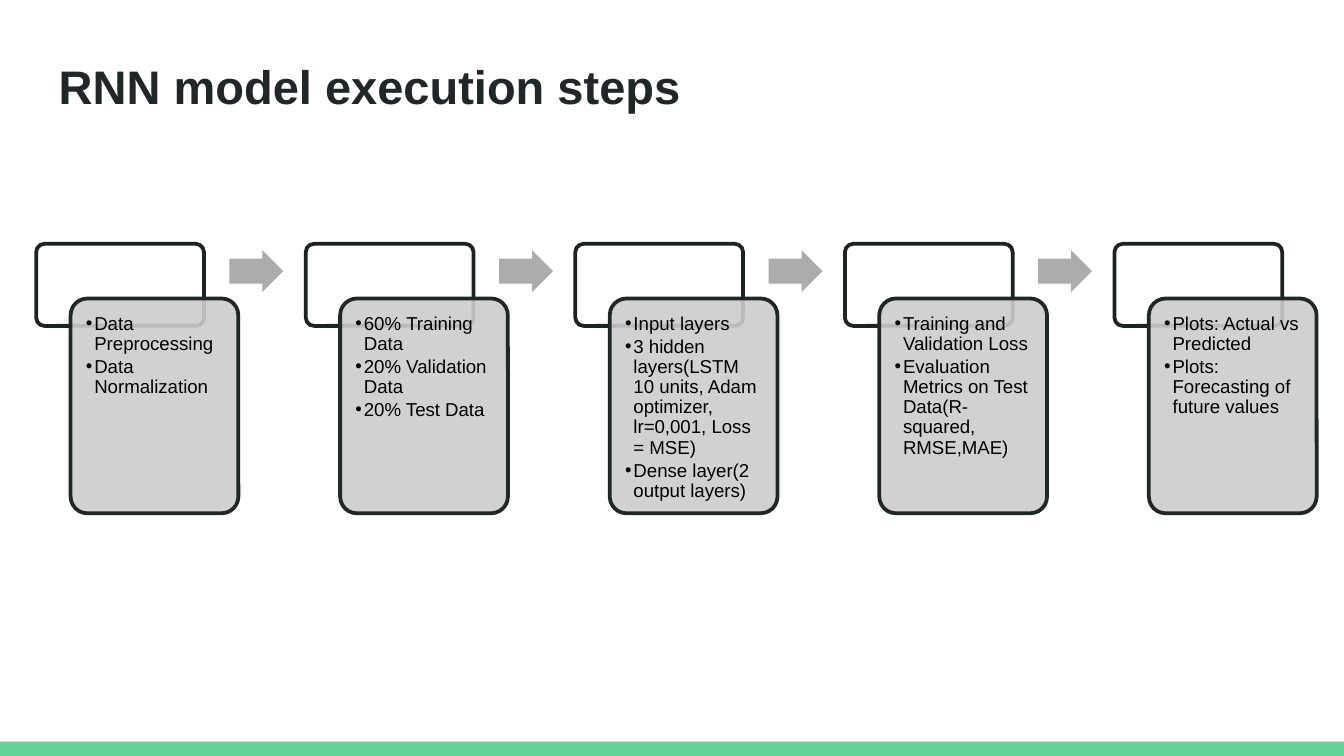
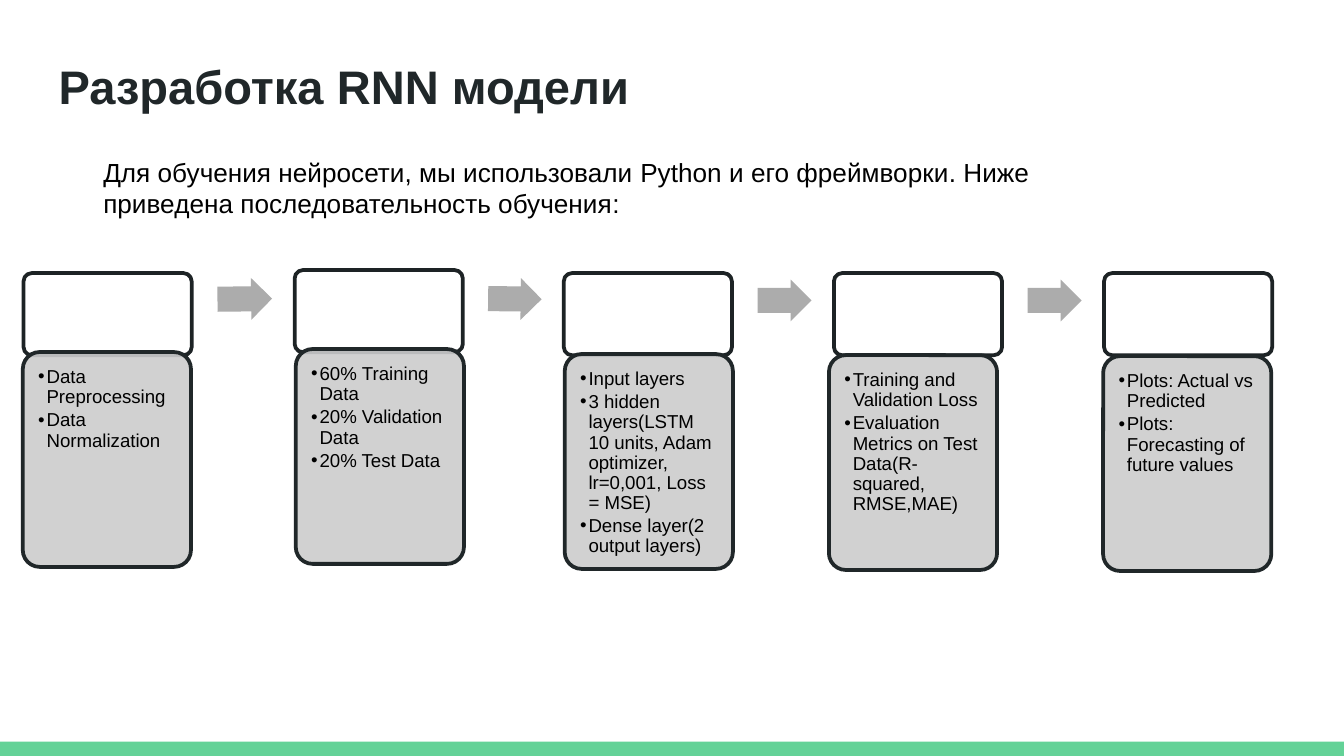
Before and after one commit to SamatKabdygaliKazakhstan/GreenPulseRNN_Samat_Kabdygali, a slide deck: slide 6 of GreenPulseRNN_Samat Kabdygali.pptx. Drawn at 1344x756 pixels with LibreOffice and Linux fonts; fonts in the diff are those of the drawing. Boxes give left, top, right and bottom in pixels: in the first picture for what was removed or moved away, otherwise in the second. Text is boxed around its words. In the diff, an @@ line names an element or a change of style, - is before the commit and + after.

```diff
--- a/GreenPulseRNN_Samat Kabdygali.pptx
+++ b/GreenPulseRNN_Samat Kabdygali.pptx
@@ title at box(59, 69, 629, 113): text changed @@
-RNN model execution steps
+Разработка RNN модели
@@ text added at box(103, 162, 1029, 219), 14 pt, text #000000 @@
+Для обучения нейросети, мы использовали Python и его фреймворки. Ниже приведена последовательность обучения:
@@ 4 rounded rectangles, 3 right arrows: place and size @@
-4 rounded rectangles, 3 right arrows at box(36, 243, 1282, 325)
+4 rounded rectangles, 3 right arrows at box(24, 273, 1273, 355)
@@ right arrow at box(218, 278, 273, 320): rotation 0 to 359 degrees @@
@@ rounded rectangle: place and size @@
-rounded rectangle at box(306, 243, 474, 325)
+rounded rectangle at box(294, 270, 462, 352)
@@ rounded rectangle: place and size @@
-rounded rectangle at box(340, 298, 508, 513)
+rounded rectangle at box(296, 349, 464, 564)
@@ text "60% Training Data": place and size @@
-text "60% Training Data" at box(364, 316, 486, 416)
+text "60% Training Data" at box(320, 366, 442, 467)
@@ 2 texts, 1 rounded rectangle: place and size @@
-2 texts, 1 rounded rectangle at box(94, 298, 778, 513)
+2 texts, 1 rounded rectangle at box(47, 355, 732, 570)
@@ 2 rounded rectangles, 1 text: place and size @@
-2 rounded rectangles, 1 text at box(71, 298, 1047, 513)
+2 rounded rectangles, 1 text at box(23, 352, 997, 570)
@@ rounded rectangle: place and size @@
-rounded rectangle at box(1149, 298, 1317, 513)
+rounded rectangle at box(1103, 356, 1271, 571)
@@ text "Plots: Actual vs Predicted": place and size @@
-text "Plots: Actual vs Predicted" at box(1173, 316, 1299, 413)
+text "Plots: Actual vs Predicted" at box(1127, 373, 1253, 471)
```
Also in this commit, not shown: 4 other slides changed, 2 slides added, 3 slides removed.
